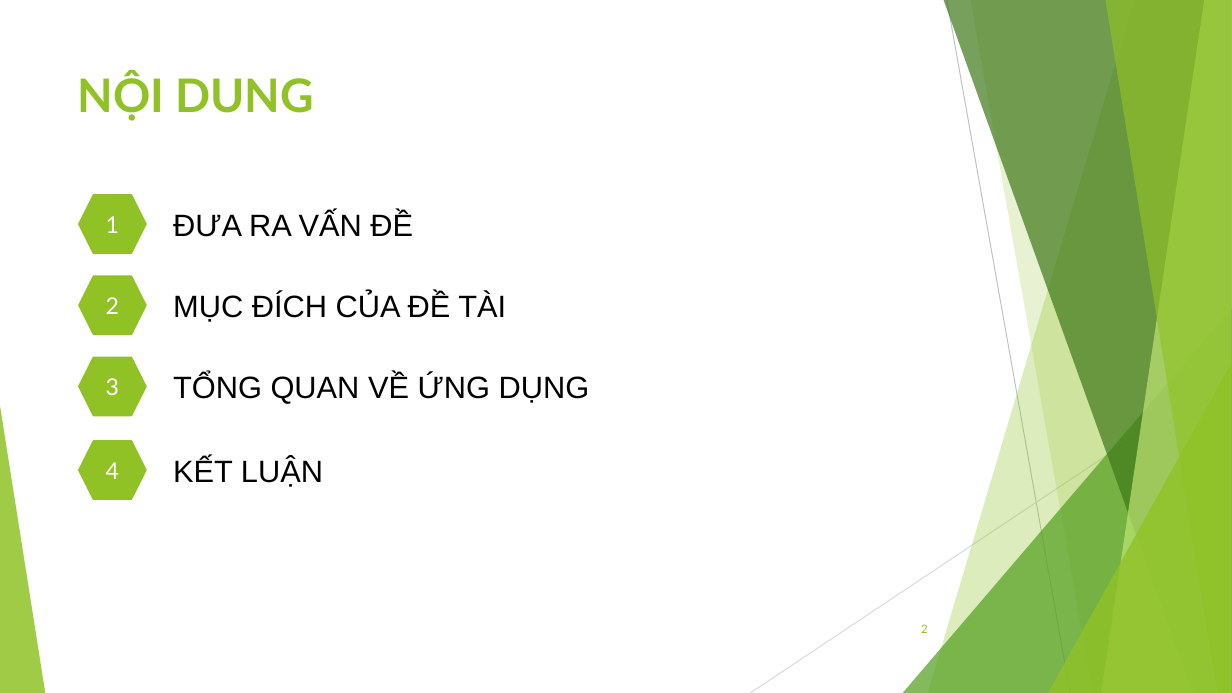
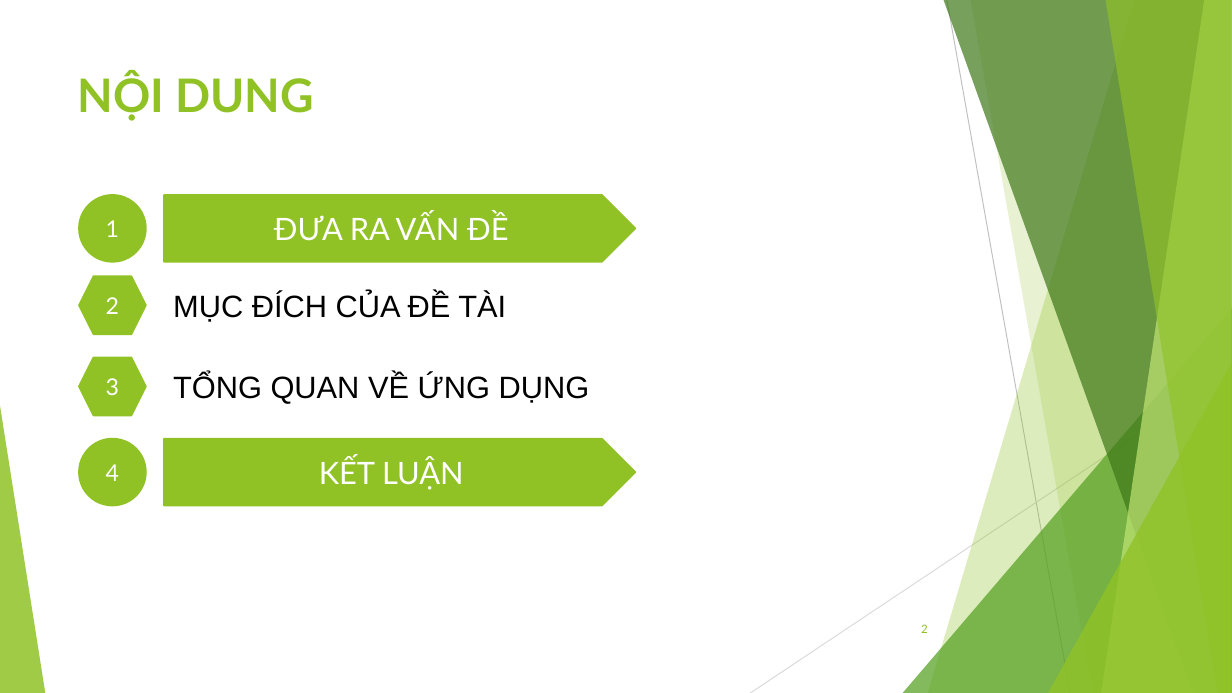
Before and after one commit to jangkyavn/BuiHoangAnh_1412101114, a slide deck: slide 2 of pp_BuiHoangAnh_1412101114.pptx. Drawn at 1232x693 pixels with LibreOffice and Linux fonts; fonts in the diff are those of the drawing. Boxes give left, top, right and bottom in pixels: in the first picture for what was removed or moved away, otherwise in the second. Text is boxed around its words. In the diff, an @@ line names an element or a change of style, - is before the commit and + after.

```diff
--- a/pp_BuiHoangAnh_1412101114.pptx
+++ b/pp_BuiHoangAnh_1412101114.pptx
@@ ellipse "1" at [79, 195, 146, 262]: hexagon to ellipse @@
@@ ellipse "1": place and size @@
-ellipse "1" at [79, 195, 146, 253]
+ellipse "1" at [79, 195, 146, 262]
@@ pentagon arrow "ĐƯA RA VẤN ĐỀ" at [165, 195, 636, 262]: font Arial to Lato, text colour #000000 to #FFFFFF; alignment left to centre; vertical alignment top to middle; fill none to #90C226; outline none to #90C226 1.5 pt @@
@@ pentagon arrow "ĐƯA RA VẤN ĐỀ": place and size @@
-pentagon arrow "ĐƯA RA VẤN ĐỀ" at [173, 212, 413, 237]
+pentagon arrow "ĐƯA RA VẤN ĐỀ" at [165, 195, 636, 262]
@@ ellipse "4": place and size @@
-ellipse "4" at [79, 441, 146, 499]
+ellipse "4" at [79, 439, 146, 506]
@@ ellipse "4" at [79, 439, 146, 506]: hexagon to ellipse @@
@@ pentagon arrow "KẾT LUẬN": place and size @@
-pentagon arrow "KẾT LUẬN" at [173, 458, 323, 487]
+pentagon arrow "KẾT LUẬN" at [165, 439, 636, 506]
@@ pentagon arrow "KẾT LUẬN" at [165, 439, 636, 506]: font Arial to Lato, text colour #000000 to #FFFFFF; alignment left to centre; vertical alignment top to middle; fill none to #90C226; outline none to #90C226 1.5 pt @@
```
Also in this commit, not shown: 6 other slides changed, 1 slide added, 2 other files.
